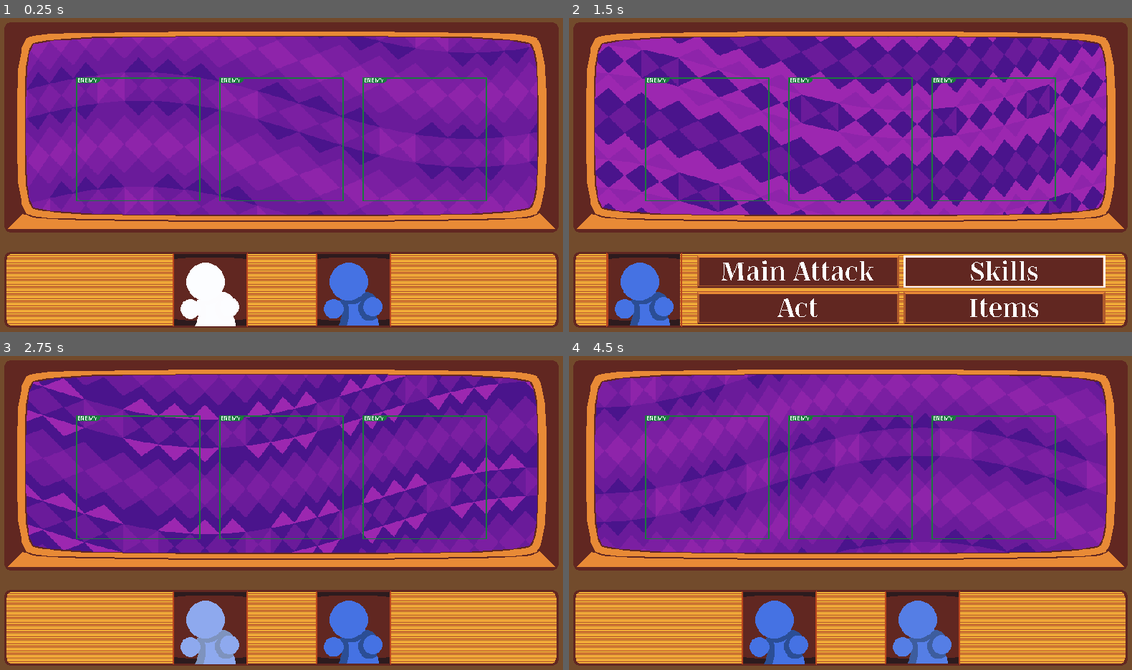
Above: before the commit, frames 1-4 (two rows, left to right).
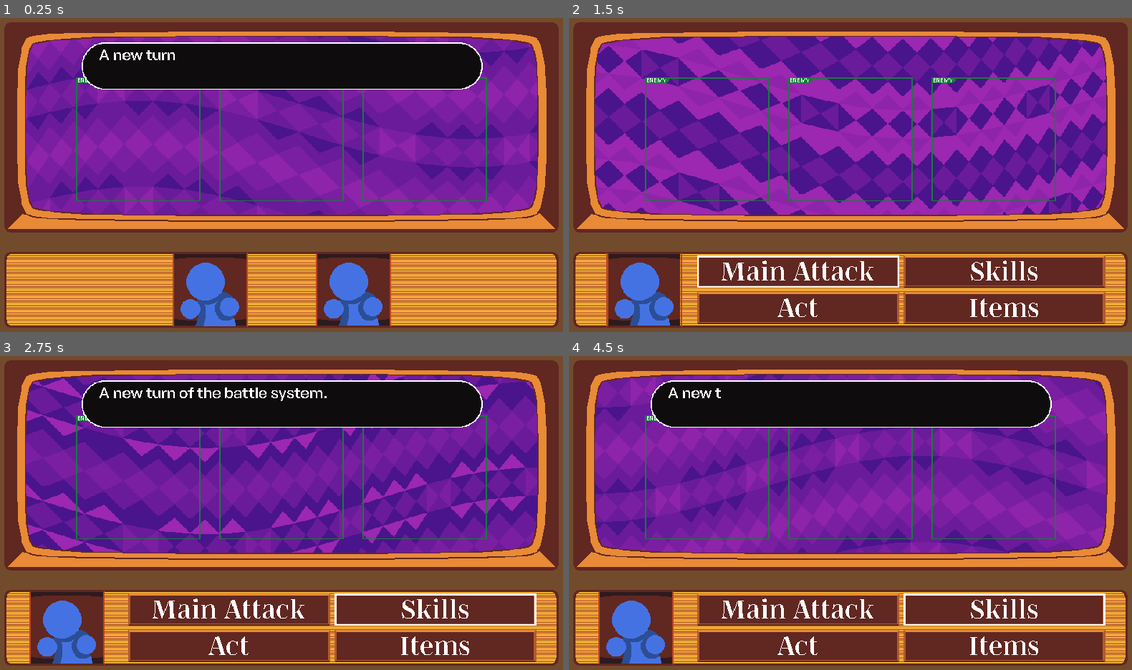
Above: after the commit, the same moments.

Repository: mitchellwinn/YGBF
Game: Godot game, scene res://scenes/battle.tscn
The game is run twice, just before and just after one commit, with the same random seed, the same clock (stepped at 60 frames per second) and the same inputs.
Inputs (mouse positions are in pixels of both pictures, inside the frame that each line leads up to):
- Up to frame 1 (0.25 s): no input
- Up to frame 2 (1.5 s): tap Enter (confirm) at 0.5, 0.6, 1.35 s; move the mouse to (974, 159) at 0.52 s; hold Right (move_right) 0.53-1.28 s; move the mouse to (737, 190) at 1.27 s; hold Backspace (back) from 1.28 s (still down)
- Up to frame 3 (2.75 s): move the mouse to (337, 440) at 2.02 s; release Backspace (back) at 2.03 s; hold Right (move_right) from 2.03 s (still down); tap Enter (confirm) at 2.1 s
- Up to frame 4 (4.5 s): move the mouse to (822, 575) at 2.77 s; tap Enter (confirm) at 2.85, 3.6, 4.35 s; move the mouse to (1025, 560) at 3.52 s; release Right (move_right) at 3.53 s; hold Left (move_left) from 3.53 s (still down); move the mouse to (675, 462) at 4.27 s

The runs differ from the first frame. In frame 1, 12% of the frame differs, in the area x 14-86%, y 7-99%; in frame 2, 0.9%; in frame 3, 27%, in the area x 5-96%, y 7-99%; in frame 4, 27%.

Commit message:
added battle dialogue

Diff:
--- a/scenes/battle.tscn
+++ b/scenes/battle.tscn
@@ -3,7 +3,6 @@
 [ext_resource type="Texture2D" uid="uid://de3b8okmyqlv3" path="res://images/battles_system/tv.png" id="1_f7vsy"]
 [ext_resource type="Texture2D" uid="uid://b4gecnjuu0nna" path="res://images/style_guide/enemy_resolution_guide.png" id="2_musbg"]
 [ext_resource type="Material" uid="uid://ce7dt4bf5oulv" path="res://materials/custom_texture_rect_material.tres" id="3_42206"]
-[ext_resource type="Texture2D" uid="uid://637be5vc77ed" path="res://images/style_guide/dialogue_resolution_guide.png" id="4_tflk0"]
 [ext_resource type="Script" path="res://scripts/custom_texture_button.gd" id="5_btqqj"]
 [ext_resource type="Script" path="res://scripts/custom_button.gd" id="6_76cnh"]
 [ext_resource type="Theme" uid="uid://cf1r6ahcjjocb" path="res://text_themes/menu_buttons.tres" id="6_ath8s"]
@@ -14,6 +13,7 @@
 [ext_resource type="PackedScene" uid="uid://bill73lwgqhyj" path="res://prefabs/battle_bg.tscn" id="10_q4ian"]
 [ext_resource type="Texture2D" uid="uid://cy0u3utb81ray" path="res://images/battles_system/player_window_bg.png" id="10_smeqf"]
 [ext_resource type="Script" path="res://scripts/nine_patch_resizer.gd" id="12_3507t"]
+[ext_resource type="Texture2D" uid="uid://b8xjflw3fip8y" path="res://images/battles_system/dialogue.png" id="13_ln60n"]
 
 [sub_resource type="ViewportTexture" id="ViewportTexture_kbckk"]
 viewport_path = NodePath("BgViewport")
@@ -612,12 +612,11 @@
 mouse_filter = 2
 
 [node name="DialogueGuide" type="NinePatchRect" parent="CanvasLayer/HBoxContainerDialogue"]
-visible = false
-texture_filter = 1
-layout_direction = 1
-layout_mode = 2
-size_flags_horizontal = 3
-texture = ExtResource("4_tflk0")
+texture_filter = 1
+layout_direction = 1
+layout_mode = 2
+size_flags_horizontal = 3
+texture = ExtResource("13_ln60n")
 region_rect = Rect2(-0.176821, -0.334084, 672.242, 80.6433)
 patch_margin_left = 75
 patch_margin_top = 10
@@ -625,6 +624,18 @@
 patch_margin_bottom = 10
 axis_stretch_vertical = 1
 
+[node name="Label" type="Label" parent="CanvasLayer/HBoxContainerDialogue/DialogueGuide"]
+layout_mode = 0
+offset_left = 29.0
+offset_top = 3.0
+offset_right = 638.0
+offset_bottom = 80.0
+theme_override_fonts/font = ExtResource("8_ni1p0")
+theme_override_font_sizes/font_size = 26
+text = "Enemies draw near! How are we gonna deal with this? Do something! Fast! AAAAAAAAAaaaaaaaa!"
+autowrap_mode = 3
+clip_text = true
+
 [node name="HBoxContainerMinigame" type="HBoxContainer" parent="CanvasLayer"]
 anchors_preset = 15
 anchor_right = 1.0
--- a/scripts/singletons/battle_manager.gd
+++ b/scripts/singletons/battle_manager.gd
@@ -14,6 +14,7 @@
 var minigame_viewport: SubViewport
 var categorical_menu: GridContainer
 var act_menu: GridContainer
+var dialogue_label: Label
 
 var came_from_overworld: bool
 var overworld_position: Vector3
@@ -80,6 +81,8 @@
 func get_scene_references():
 	party_sprites.clear()
 	enemy_sprites.clear()
+	dialogue_label = get_tree().root.get_node("Battle/CanvasLayer/HBoxContainerDialogue/DialogueGuide/Label")
+	dialogue_label.get_parent().visible = false
 	menu = get_tree().root.get_node("Battle/CanvasLayer/HBoxContainerMenu")
 	categorical_menu = menu.get_node("GridContainerCategorical")
 	minigame = get_tree().root.get_node("Battle/CanvasLayer/HBoxContainerMinigame/Minigame")
@@ -129,6 +132,7 @@
 	print("Started battle_process")
 	while true:
 		print("New lap of battle_process")
+		await DialogueManager.print_dialogue("A new turn of the battle system.",dialogue_label)
 		battle_option = ""
 		phase = ""
 		current_move_functionality = ""
@@ -167,6 +171,7 @@
 			await we_attack_enemy()
 		else:
 			await remaining_enemies_attack()
+			await DialogueManager.print_dialogue("Everyone is exhausted.",dialogue_label)
 			reset_exhaustion()
 		await get_tree().process_frame
 	return
--- a/scripts/singletons/dialogue_manager.gd
+++ b/scripts/singletons/dialogue_manager.gd
@@ -1,5 +1,6 @@
 extends Node
 
+var dialogue_open: bool
 
 # Called when the node enters the scene tree for the first time.
 func _ready():
@@ -7,5 +8,28 @@
 
 
 # Called every frame. 'delta' is the elapsed time since the previous frame.
-func _process(delta):
+func _process(_delta):
 	pass
+
+func print_dialogue(dialogue: String, region: Label):
+	dialogue_open = true
+	var printed_dialogue: String = ""
+	var dialogue_printed: int = 0
+	region.text = printed_dialogue
+	region.get_parent().visible = true
+	while printed_dialogue!=dialogue:
+		dialogue_printed+=1
+		printed_dialogue = dialogue.substr(0,dialogue_printed)
+		region.text = printed_dialogue
+		await get_tree().process_frame
+	while true:
+		if Input.is_action_just_pressed("confirm"):
+			break
+		await get_tree().process_frame
+	dialogue_open = false
+	wait_to_close(region)
+
+func wait_to_close(region: Label):
+	await get_tree().create_timer(0.1).timeout
+	if !dialogue_open: #another dialogue might immediately come up
+		region.get_parent().visible = false
Binary file added: images/battles_system/dialogue.png
Not shown, added: images/battles_system/dialogue.png.import
